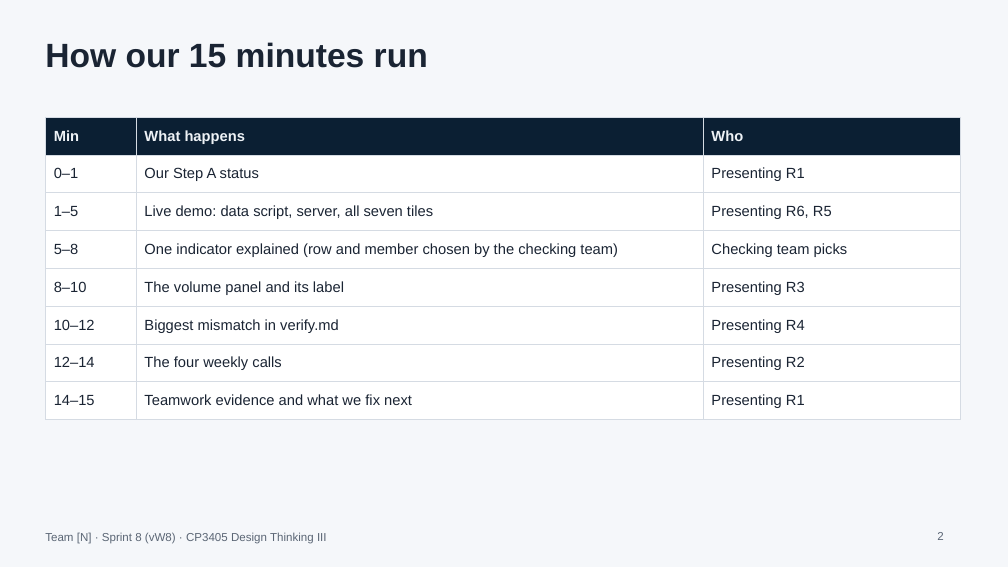
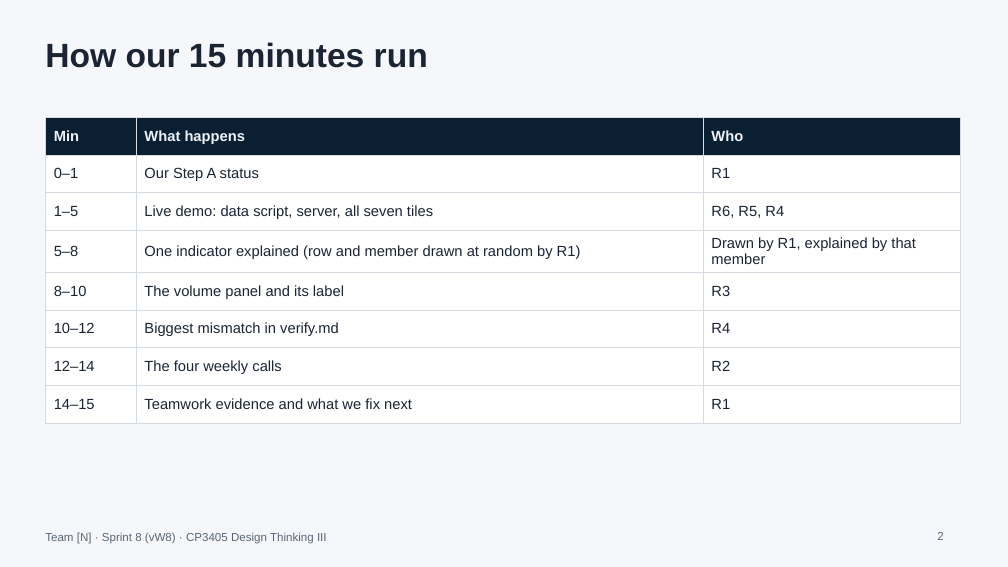
Before and after one commit to ProfDrTan/dt3-tr3-26-course-website, a slide deck: slide 2 of assets/sprint8/sprint8-presentation-template.pptx. Drawn at 1008x567 pixels with LibreOffice and Linux fonts; fonts in the diff are those of the drawing. Boxes give left, top, right and bottom in pixels: in the first picture for what was removed or moved away, otherwise in the second. Text is boxed around its words. In the diff, an @@ line names an element or a change of style, - is before the commit and + after.

Commit message:
Sprint 8: each team runs and audits its own live test (no cross-team checking); template updated

```diff
--- a/assets/sprint8/sprint8-presentation-template.pptx
+++ b/assets/sprint8/sprint8-presentation-template.pptx
@@ table at (45, 117, 960, 413) @@
-row 2, column 3: Presenting R1
+row 2, column 3: R1
-row 3, column 3: Presenting R6, R5
+row 3, column 3: R6, R5, R4
-row 4, column 2: One indicator explained (row and member chosen by the checking team)
+row 4, column 2: One indicator explained (row and member drawn at random by R1)
-row 4, column 3: Checking team picks
+row 4, column 3: Drawn by R1, explained by that member
-row 5, column 3: Presenting R3
+row 5, column 3: R3
-row 6, column 3: Presenting R4
+row 6, column 3: R4
-row 7, column 3: Presenting R2
+row 7, column 3: R2
-row 8, column 3: Presenting R1
+row 8, column 3: R1
```
Also in this commit, not shown: 2 other slides changed, 1 other file.
